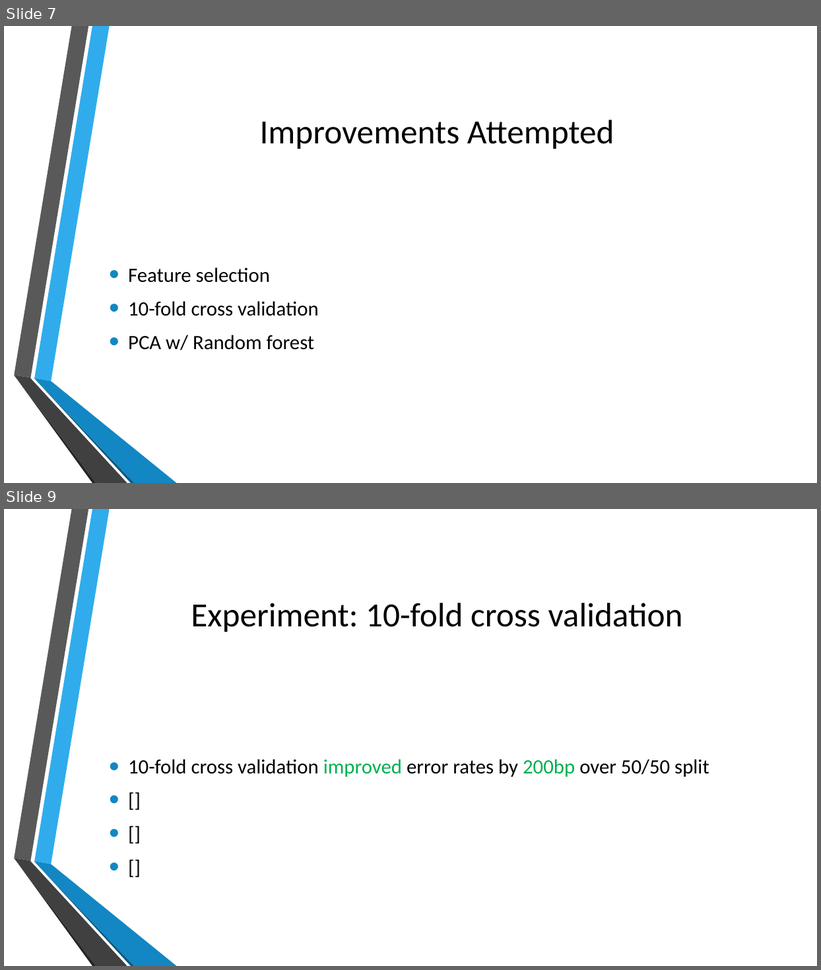
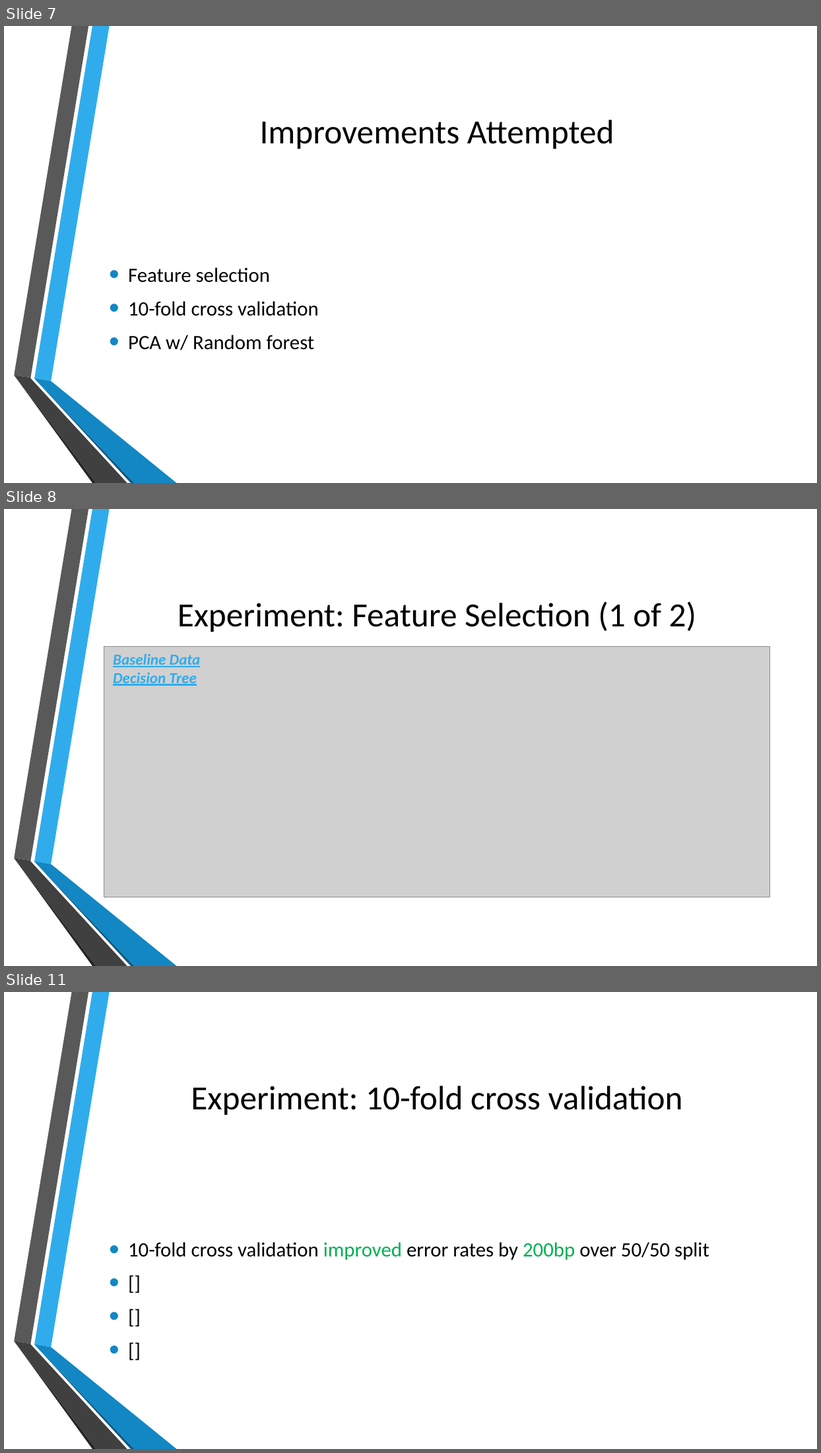
Before and after one commit to jb08/credit_card_default_ML, a slide deck: Predicting_Credit_Card_defaults.pptx. Shown one above the other, each under a label of ours: slides 7 and 9 before the commit, slides 7, 8 and 11 after it; the slides between them are not shown. The pictures are 821x970 and 821x1453 pixels, drawn with LibreOffice and Linux fonts; fonts in the diff are those of the drawing; grey boxes stand for pictures; background and template pictures are left out. Boxes give left, top, right and bottom in pixels: in the first picture for what was removed or moved away, otherwise in the second. Text is boxed around its words. In the diff, an @@ line names an element or a change of style, - is before the commit and + after.

Commit message:
decision tree visualization and .ppt

```diff
--- a/Predicting_Credit_Card_defaults.pptx
+++ b/Predicting_Credit_Card_defaults.pptx
@@ slide 8 added at (4,509,817,966), background picture (left out); not listed: 6 template elements that a slide beside it also shows @@
@@ title added at (178,601,697,632), 40 pt, text #000000 @@
+Experiment: Feature Selection (1 of 2)
@@ picture added at (104,647,770,898) @@
@@ text added at (113,654,201,686), 18 pt, text #30ACEC, bold, italic, underline @@
+  Baseline Data
+  Decision Tree
@@ what was slide 9 is now slide 11 @@
```
Also in this commit, not shown: 2 slides changed, 1 other slide added, 5 other files.
